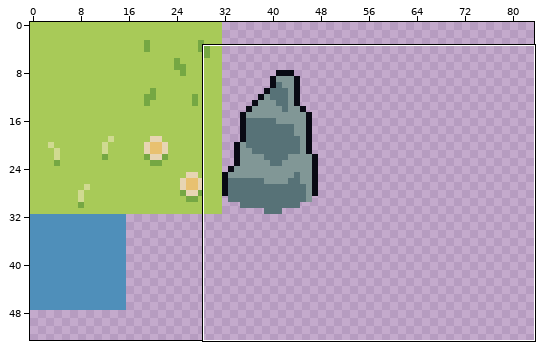
One commit to this pixel-art file: sprites/environments/forest/environment_forest.aseprite. The first picture is a wide view before the edit; the outline marks the close-up.
Close-up. Before:
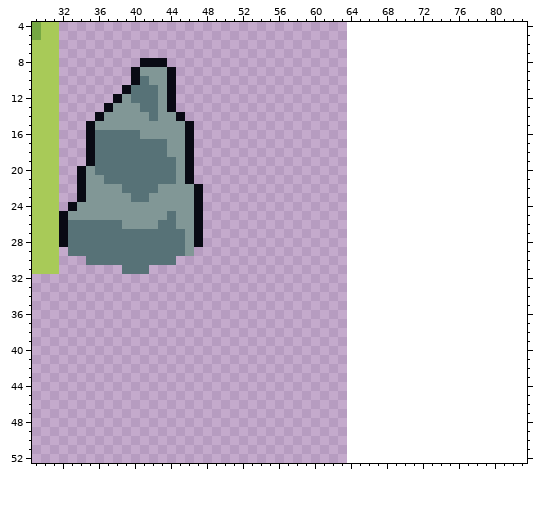
64x64 pixels, 1 frame. Shown: x 29..83, y 4..52. The old version is drawn lined up with the new one, on the new canvas. The wide view leaves out empty margins.
After:
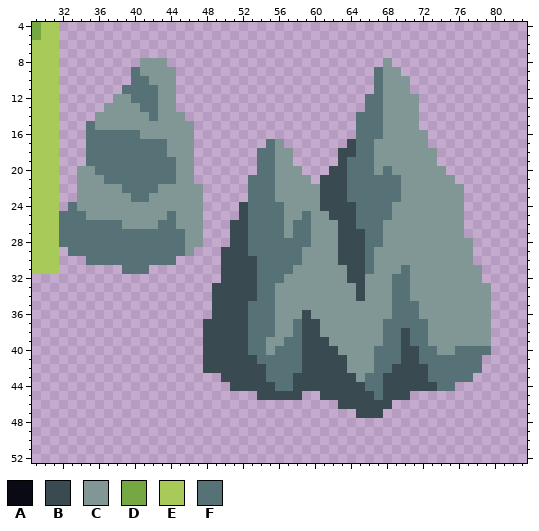
Palette (. is transparent): A #090a14  B #394a50  C #819796  D #75a743  E #a8ca58  F #577277
Difference:
canvas 64x64 -> 128x128
Changed rows in their new state; - is an unchanged pixel.
first column x 32:
 8 ---------CCC------------------------C-----------
 9 --------F---C----------------------FCC----------
10 --------F---C----------------------FCCC---------
11 -------F----C----------------------FCCC---------
12 ------C-----C---------------------FFCCCC--------
13 -----C------C---------------------FFCCCC--------
14 ----C--------C-------------------FFFCCCC--------
15 ---F----------C------------------FFFCCCC--------
16 ---F----------C------------------FFFCCCCC-------
17 ---F----------C--------FC-------BFFCCCCCC-------
18 ---F----------C-------FFCC-----BBFFCCCCCCC------
19 ---F----------C-------FFCC-----BFFFCCCCCCC------
20 --C-----------C-------FFCCC---BBFFFCFCCCCCC-----
21 --C-----------C------FFFCCCC-BBBFFFFFFCCCCCC----
22 --C------------C-----FFFCCCCCBBBFFFFFFCCCCCCC---
23 --C------------C-----FFFCCCCCBBBFFFFFFCCCCCCC---
24 -F-------------C----BFFFFCCCCBBBBFFFFCCCCCCCC---
25 FFF------------C----BFFFFCCFCCBBBFFFFCCCCCCCC---
26 F--------------C---BBFFFFCFFCCCBBFFFCCCCCCCCC---
27 F--------------C---BBFFFFCFFCCCBBBFFCCCCCCCCC---
28 F--------------C---BBFFFFFFFCCCBBBFFCCCCCCCCCC--
29 ------------------BBBFFFFFFCCCCBBBFCCCCCCCCCCC--
30 ------------------BBBBFFFFFCCCCBBBFCCCCCCCCCCC--
31 ------------------BBBBFFFFCCCCCCBBFCCCFCCCCCCCC-
32 ------------------BBBBFFFCCCCCCCBBCCCFFCCCCCCCC-
33 -----------------BBBBBFFCCCCCCCCCBCCCFFCCCCCCCCC
34 -----------------BBBBBFFCCCCCCCCCBCCCFFCCCCCCCCC
35 -----------------BBBBFFFCCCCCCCCCCCCCFFFCCCCCCCC
36 -----------------BBBBFFFCCCBCCCCCCCCCFFFCCCCCCCC
37 ----------------BBBBBFFFCCFBBCCCCCCCFFFFFCCCCCCC
38 ----------------BBBBBFFFCCFBBCCCCCCCFFBFFCCCCCCC
39 ----------------BBBBBFFCCFFBBBCCCCCCFFBFFCCCCCCC
40 ----------------BBBBBFFCFFFBBBBCCCCFFFBBFFCCFFFF
41 ----------------BBBBBBFFFFFBBBBBCCCFFFBBFFFFFFF-
42 ----------------BBBBBBBFFFFBBBBBCCCFFBBBBFFFFFF-
43 ------------------BBBBBFFFBBBBBBBCFFBBBBBFFFFF--
44 -------------------BBBBBFFBBBBBBBBFFBBBBBBFF----
45 ----------------------BBBBB--BBBBBBFBBB---------
46 -------------------------------BBBBBB-----------
47 ---------------------------------BBB------------
